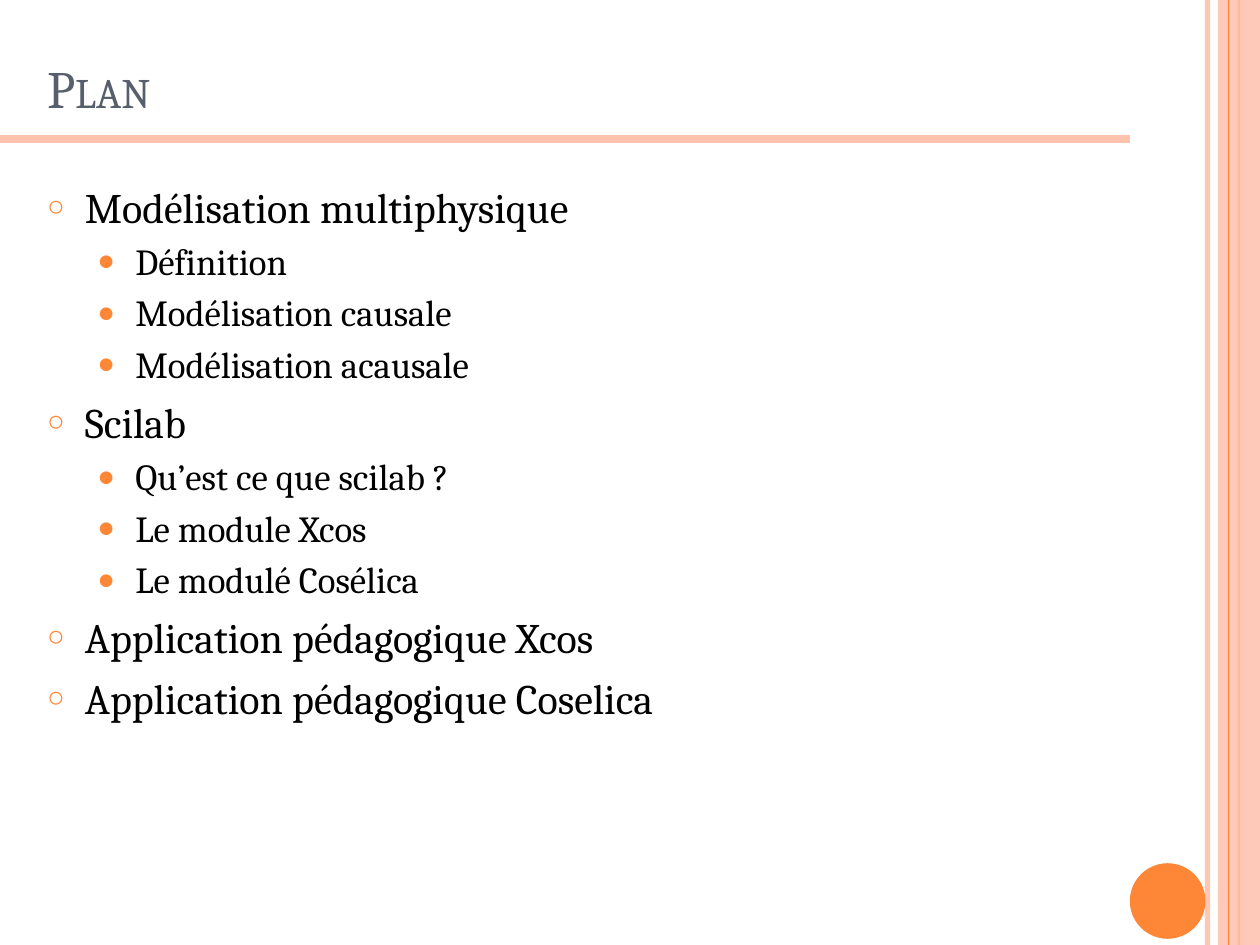
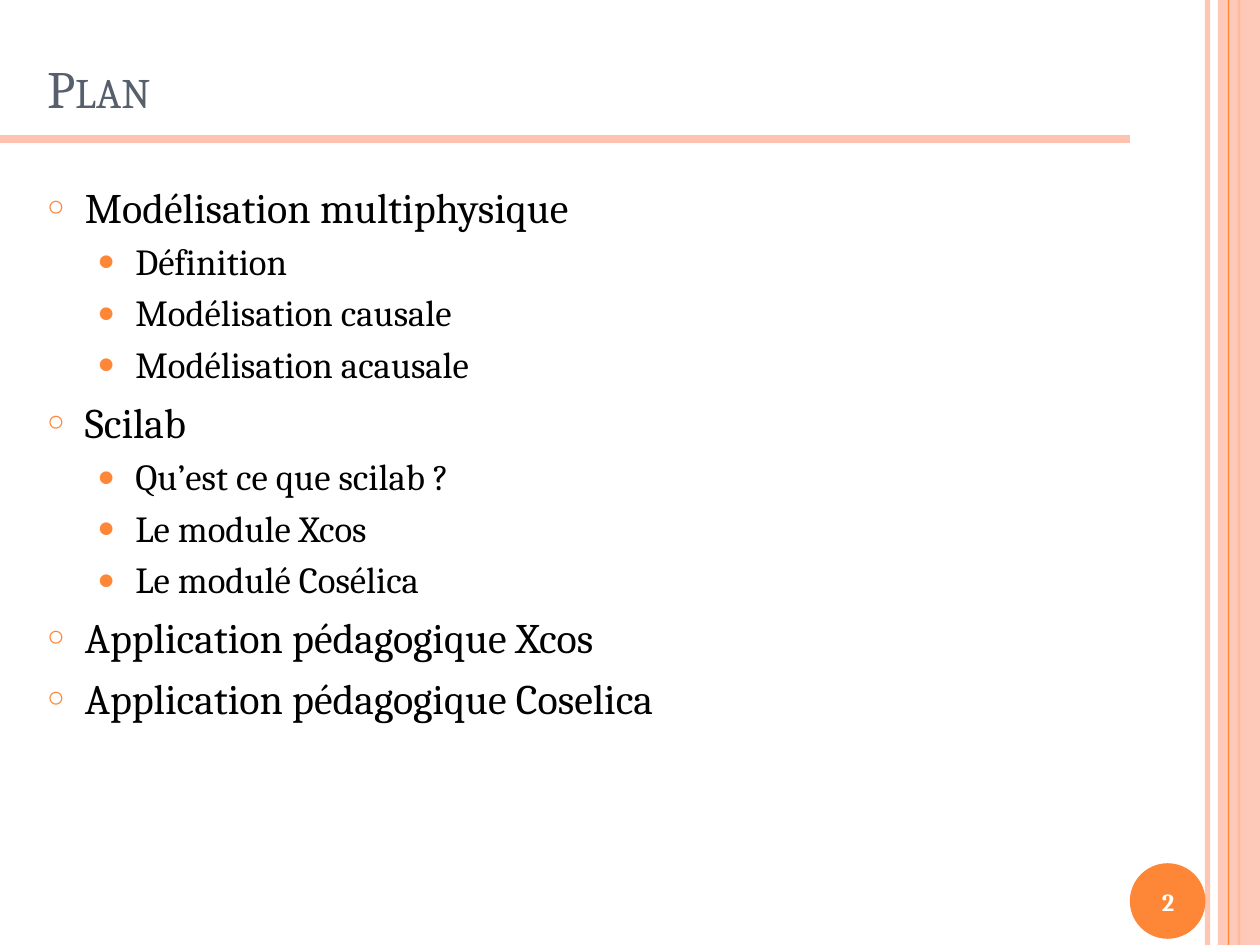
Before and after one commit to xpessoles/Formations, a slide deck: slide 2 of ModelisationMultiphysique/ModelisationMultiphysique.pptx. Drawn at 1260x945 pixels with LibreOffice and Linux fonts; fonts in the diff are those of the drawing. Boxes give left, top, right and bottom in pixels: in the first picture for what was removed or moved away, otherwise in the second. Text is boxed around its words. In the diff, an @@ line names an element or a change of style, - is before the commit and + after.

Commit message:
MAJ

```diff
--- a/ModelisationMultiphysique/ModelisationMultiphysique.pptx
+++ b/ModelisationMultiphysique/ModelisationMultiphysique.pptx
@@ page number added at (x1=1162, y1=894, x2=1174, y2=911), 14 pt, text #FFFFFF, bold @@
+2
```
Also in this commit, not shown: 8 slides added, 1 slide removed.
